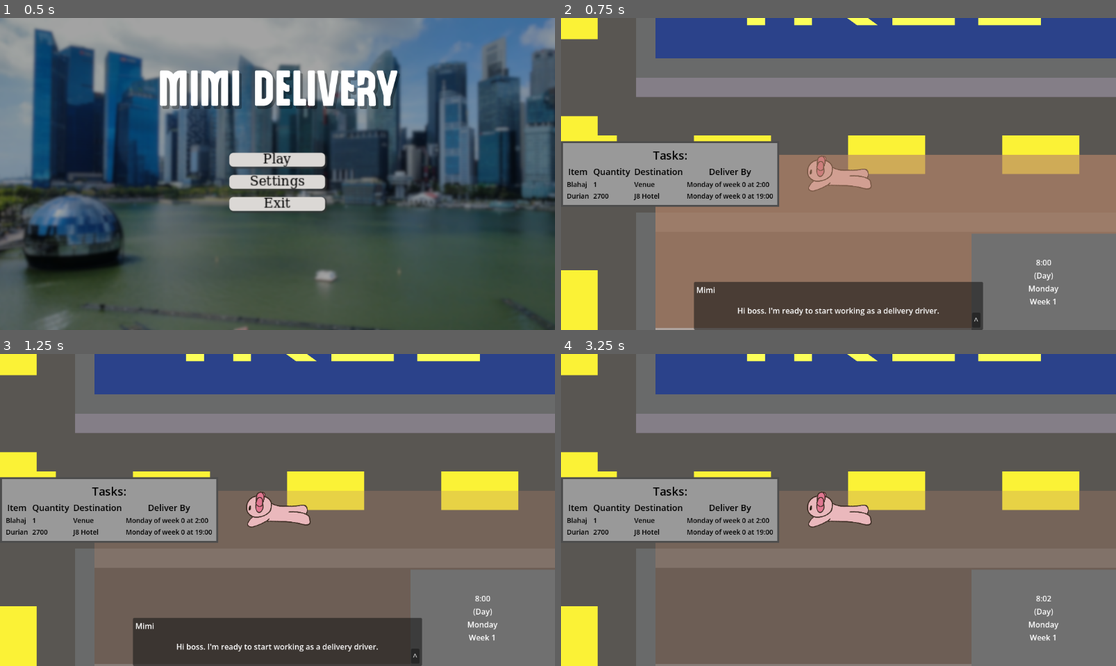
Above: before the commit, frames 1-4 (two rows, left to right).
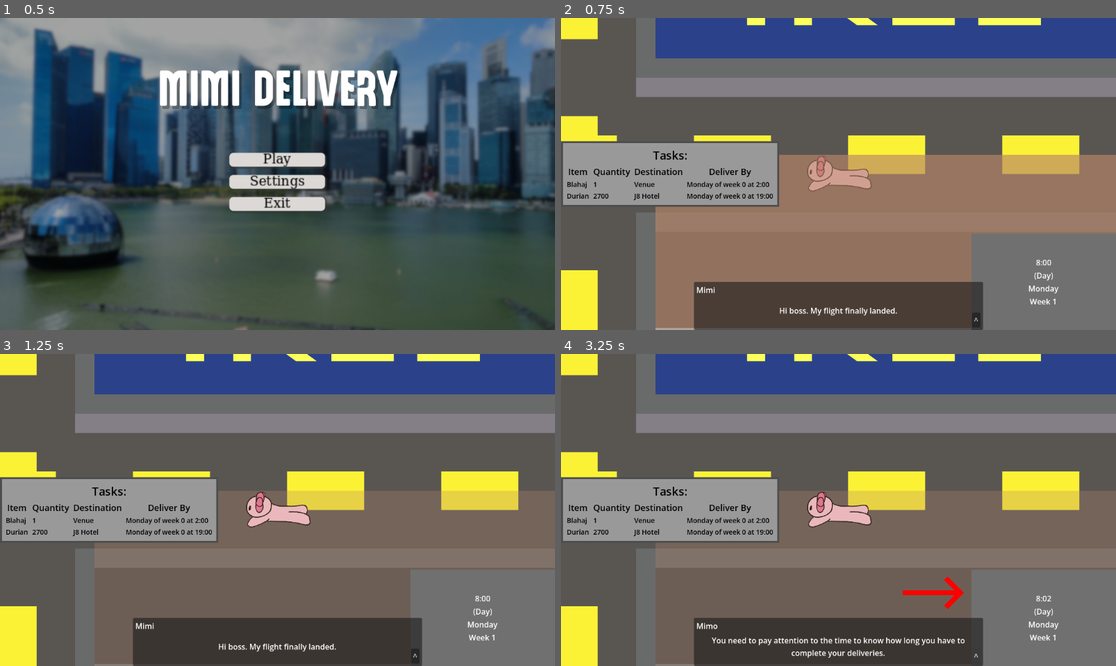
Above: after the commit, the same moments.

Repository: Glitch752/mimiDelivery
Game: Godot game, scene res://scenes/Menu.tscn
The game is run twice, just before and just after one commit, with the same random seed, the same clock (stepped at 60 frames per second) and the same inputs.
Inputs:
- Up to frame 1 (0.5 s): no input
- Up to frame 2 (0.75 s): click "Play" at 0.5 s
- Up to frame 3 (1.25 s): no input
- Up to frame 4 (3.25 s): click "^" at 1.25 s; tap Enter (next) at 2, 3.05 s; hold D (right) 2.03-2.78 s; hold Enter (next) 2.03-2.78 s; tap Space at 2.75 s; hold Escape (back) from 2.78 s (still down); tap G (catchG) at 2.85 s

Frame 1 is identical in both runs. In frame 2, 0.4% of the frame differs, in the area x 31-69%, y 92-96%; in frame 3, 0.4%; in frame 4, 8.2%, in the area x 23-77%, y 71-100%.

Commit message:
Add Singapurr to dialogue
Added dialogue about Singapurr. Renamed dialogues away from order based naming

Diff:
--- a/dialogues/first_dialogue.tres
+++ /dev/null
@@ -1,11 +0,0 @@
-[gd_resource type="Resource" script_class="Dialogue" format=3 uid="uid://ddf7fcxvrcfa8"]
-
-[ext_resource type="Script" uid="uid://55o782g00u5n" path="res://dialogue.gd" id="1_1ejnp"]
-[ext_resource type="Resource" uid="uid://c72f35ejj1ygm" path="res://dialogues/second_dialogue.tres" id="1_vyp8q"]
-
-[resource]
-script = ExtResource("1_1ejnp")
-speaker = "Mimi"
-speach = "Hi boss. I'm ready to start working as a delivery driver."
-next_dialogue = ExtResource("1_vyp8q")
-metadata/_custom_type_script = "uid://55o782g00u5n"
--- /dev/null
+++ b/dialogues/hello_dialogue.tres
@@ -0,0 +1,11 @@
+[gd_resource type="Resource" script_class="Dialogue" format=3 uid="uid://ddf7fcxvrcfa8"]
+
+[ext_resource type="Resource" uid="uid://ckwm7s2mtvppy" path="res://dialogues/singapurr_dialogue.tres" id="1_kygti"]
+[ext_resource type="Script" uid="uid://55o782g00u5n" path="res://dialogue.gd" id="2_uthhf"]
+
+[resource]
+script = ExtResource("2_uthhf")
+speaker = "Mimi"
+speach = "Hi boss. My flight finally landed."
+next_dialogue = ExtResource("1_kygti")
+metadata/_custom_type_script = "uid://55o782g00u5n"
--- a/dialogues/third_dialogue.tres
+++ b/dialogues/no_let_downs_dialogue.tres
@@ -1,6 +1,6 @@
 [gd_resource type="Resource" script_class="Dialogue" format=3 uid="uid://bgw7dxv82uw3m"]
 
-[ext_resource type="Resource" uid="uid://eh3hlounrg4o" path="res://dialogues/fourth_dialogue.tres" id="1_71npj"]
+[ext_resource type="Resource" uid="uid://eh3hlounrg4o" path="res://dialogues/ui_dialogue.tres" id="1_71npj"]
 [ext_resource type="Script" uid="uid://55o782g00u5n" path="res://dialogue.gd" id="1_eho33"]
 
 [resource]
--- /dev/null
+++ b/dialogues/ready_to_work_dialogue.tres
@@ -0,0 +1,11 @@
+[gd_resource type="Resource" script_class="Dialogue" format=3 uid="uid://b3f88vdph2hur"]
+
+[ext_resource type="Resource" uid="uid://c72f35ejj1ygm" path="res://dialogues/threats_dialogue.tres" id="1_itrm5"]
+[ext_resource type="Script" uid="uid://55o782g00u5n" path="res://dialogue.gd" id="2_en08t"]
+
+[resource]
+script = ExtResource("2_en08t")
+speaker = "Mimi"
+speach = "Thanks! I'm ready to start working as a delivery driver."
+next_dialogue = ExtResource("1_itrm5")
+metadata/_custom_type_script = "uid://55o782g00u5n"
--- /dev/null
+++ b/dialogues/singapurr_dialogue.tres
@@ -0,0 +1,11 @@
+[gd_resource type="Resource" script_class="Dialogue" format=3 uid="uid://ckwm7s2mtvppy"]
+
+[ext_resource type="Resource" uid="uid://b3f88vdph2hur" path="res://dialogues/ready_to_work_dialogue.tres" id="1_gn2cq"]
+[ext_resource type="Script" uid="uid://55o782g00u5n" path="res://dialogue.gd" id="2_8ptk4"]
+
+[resource]
+script = ExtResource("2_8ptk4")
+speaker = "Mimo"
+speach = "Welcome to Singapurr, the island of cats."
+next_dialogue = ExtResource("1_gn2cq")
+metadata/_custom_type_script = "uid://55o782g00u5n"
--- a/dialogues/fifth_dialogue.tres
+++ b/dialogues/tasks_dialogue.tres
@@ -1,7 +1,7 @@
 [gd_resource type="Resource" script_class="Dialogue" format=3 uid="uid://8l8yhkihf7xc"]
 
 [ext_resource type="Script" uid="uid://55o782g00u5n" path="res://dialogue.gd" id="1_7546n"]
-[ext_resource type="Resource" uid="uid://dujb6ddjlcb3j" path="res://dialogues/sixth_dialogue.tres" id="1_l3heh"]
+[ext_resource type="Resource" uid="uid://dujb6ddjlcb3j" path="res://dialogues/time_dialogue.tres" id="1_l3heh"]
 
 [resource]
 script = ExtResource("1_7546n")
--- a/dialogues/second_dialogue.tres
+++ b/dialogues/threats_dialogue.tres
@@ -1,7 +1,7 @@
 [gd_resource type="Resource" script_class="Dialogue" format=3 uid="uid://c72f35ejj1ygm"]
 
 [ext_resource type="Script" uid="uid://55o782g00u5n" path="res://dialogue.gd" id="1_0tke0"]
-[ext_resource type="Resource" uid="uid://bgw7dxv82uw3m" path="res://dialogues/third_dialogue.tres" id="1_35n0b"]
+[ext_resource type="Resource" uid="uid://bgw7dxv82uw3m" path="res://dialogues/no_let_downs_dialogue.tres" id="1_35n0b"]
 
 [resource]
 script = ExtResource("1_0tke0")
--- a/dialogues/sixth_dialogue.tres
+++ b/dialogues/time_dialogue.tres
@@ -1,6 +1,6 @@
 [gd_resource type="Resource" script_class="Dialogue" format=3 uid="uid://dujb6ddjlcb3j"]
 
-[ext_resource type="Resource" uid="uid://d2yhmucn5ootx" path="res://dialogues/seventh_dialogue.tres" id="1_7dpdo"]
+[ext_resource type="Resource" uid="uid://d2yhmucn5ootx" path="res://dialogues/no_failure_dialogue.tres" id="1_7dpdo"]
 [ext_resource type="Script" uid="uid://55o782g00u5n" path="res://dialogue.gd" id="1_74na5"]
 
 [resource]
--- a/dialogues/fourth_dialogue.tres
+++ b/dialogues/ui_dialogue.tres
@@ -1,7 +1,7 @@
 [gd_resource type="Resource" script_class="Dialogue" format=3 uid="uid://eh3hlounrg4o"]
 
 [ext_resource type="Script" uid="uid://55o782g00u5n" path="res://dialogue.gd" id="1_otcdb"]
-[ext_resource type="Resource" uid="uid://8l8yhkihf7xc" path="res://dialogues/fifth_dialogue.tres" id="1_ro2m0"]
+[ext_resource type="Resource" uid="uid://8l8yhkihf7xc" path="res://dialogues/tasks_dialogue.tres" id="1_ro2m0"]
 
 [resource]
 script = ExtResource("1_otcdb")
--- a/scenes/intro.tscn
+++ b/scenes/intro.tscn
@@ -1,7 +1,7 @@
 [gd_scene format=3 uid="uid://dx2pp7a303jmf"]
 
 [ext_resource type="Script" uid="uid://behesbyjhese8" path="res://scripts/intro.gd" id="1_ioskq"]
-[ext_resource type="Resource" uid="uid://ddf7fcxvrcfa8" path="res://dialogues/first_dialogue.tres" id="2_yjqpq"]
+[ext_resource type="Resource" uid="uid://ddf7fcxvrcfa8" path="res://dialogues/hello_dialogue.tres" id="2_yjqpq"]
 
 [node name="Intro" type="Control" unique_id=1368636052 node_paths=PackedStringArray("speaker_label", "speach_label", "next_button")]
 layout_mode = 3
Renamed: dialogues/seventh_dialogue.tres -> dialogues/no_failure_dialogue.tres
Not shown: 1 places in scenes/Level.tscn that only renumber resources
